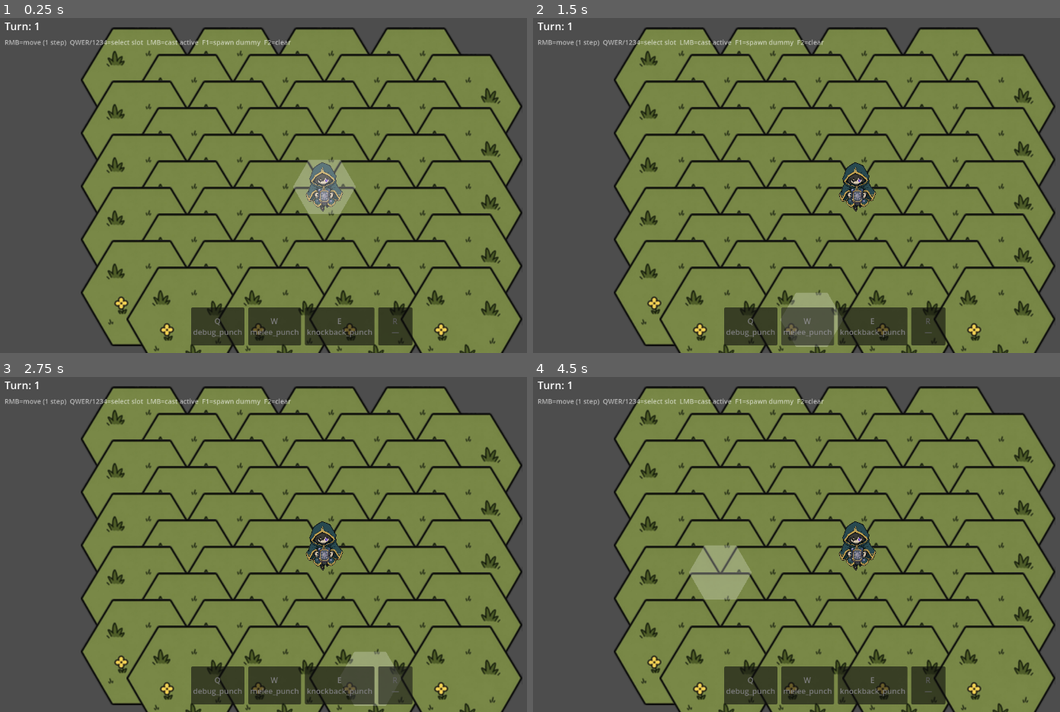
Above: before the commit, frames 1-4 (two rows, left to right).
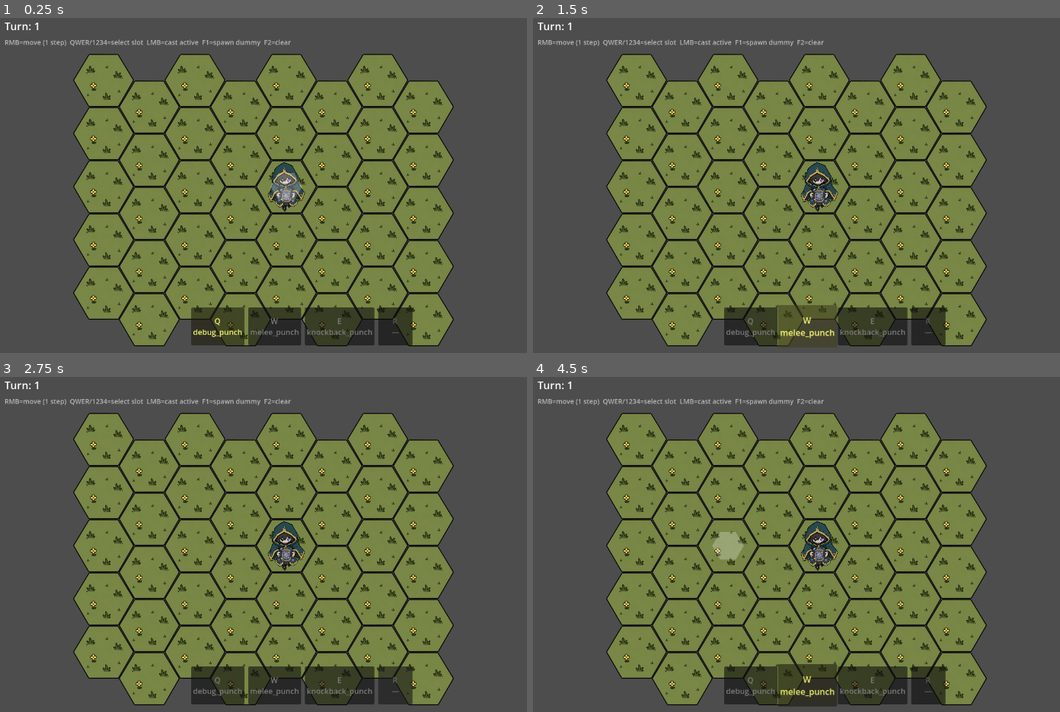
Above: after the commit, the same moments.

Repository: TortikP/GameJamProject
Game: Godot game, scene res://scenes/dev/godmode.tscn
Same seed, same stepped clock (60 frames per second), same inputs: the game is played once before the commit and once after it. This scene is started directly instead of the project's main scene.
Inputs (mouse positions are in pixels of both pictures, inside the frame that each line leads up to):
- Up to frame 1 (0.25 s): no input
- Up to frame 2 (1.5 s): click "Q debug_punch" at 0.5 s; click "W melee_punch" at 1.25 s
- Up to frame 3 (2.75 s): click "R —" at 2 s
- Up to frame 4 (4.5 s): click "E knockback_punch" at 2.75 s; tap Enter at 3.5 s; move the mouse to (970, 524) at 3.52 s; hold D (hex_move_bottom_right) 3.53-4.28 s; tap S (hex_move_bottom) at 3.6 s; click (970, 524) at 3.67 s; tap Space at 3.77, 4.25 s; move the mouse to (712, 557) at 4.27 s; hold A (hex_move_bottom_left) from 4.28 s (still down); tap W (hex_move_top) at 4.35 s

The runs differ from the first frame. In frame 1, 37% of the frame differs, in the area x 13-100%, y 2-100%; in frame 2, 37%; in frame 3, 37%; in frame 4, 38%.

Commit message:
feat: separate godmode tileset (128×112), HP always-on, bolder active slot
Tile rendering fix:
- Root cause: hex_terrain.tres had texture_region_size=128×112 but
  tile_size=64×56 — Godot drew 128×112 texture into a 64×56 cell, plus
  parent scale 2× — texture overflowed into neighbors. Visual mess.
- Fix: arena_demo's hex_terrain.tres + hex_atlas.png reverted to original
  64×56 (so Egor's demo is unaffected). New godmode_terrain.tres + 128×112
  godmode_atlas.png with single grass tile, properly tile_size=region_size.
- godmode_controller injects godmode tileset on grid.tile_map_layer before
  initialize. HexGrid scale=1 (no parent scale games).
- Sprite scales bumped to 0.10 / 0.09 (was 0.05 / 0.045 with parent scale 2).
- HealthBar.y_offset @export — manekin scene sets to -48 (sprite is bigger).

UX:
- HP bars always visible, not hidden at full HP.
- Red preview strip still only shows when hovering with active ability
  (logic unchanged; just stops hiding the green at full).
- Active slot now: bright saturated yellow + 12% upscale + center pivot.
  Separates it from siblings even at a glance.

Diff:
--- a/scenes/arena/tilesets/hex_terrain.tres
+++ b/scenes/arena/tilesets/hex_terrain.tres
@@ -4,7 +4,7 @@
 
 [sub_resource type="TileSetAtlasSource" id="TileSetAtlasSource_001"]
 texture = ExtResource("1_hexatlas")
-texture_region_size = Vector2i(128, 112)
+texture_region_size = Vector2i(64, 56)
 use_texture_padding = false
 0:0/0 = 0
 0:0/0/custom_data_0 = true
@@ -33,7 +33,7 @@
 4:0/0/custom_data_3 = &"heal_fountain"
 
 [resource]
-tile_shape = 3
+tile_shape = 2
 tile_offset_axis = 1
 tile_size = Vector2i(64, 56)
 custom_data_layer_0/name = "walkable"
--- a/scenes/dev/godmode.tscn
+++ b/scenes/dev/godmode.tscn
@@ -10,8 +10,7 @@
 [node name="Godmode" type="Node2D"]
 
 [node name="HexGrid" parent="." instance=ExtResource("1_hexgrid")]
-position = Vector2(240, 90)
-scale = Vector2(2, 2)
+position = Vector2(160, 90)
 
 [node name="HexCursor" type="Polygon2D" parent="HexGrid"]
 script = ExtResource("6_hexcursor")
--- /dev/null
+++ b/scenes/dev/godmode_terrain.tres
@@ -0,0 +1,27 @@
+[gd_resource type="TileSet" load_steps=3 format=3 uid="uid://godmode_terrain_001"]
+
+[ext_resource type="Texture2D" path="res://scenes/dev/godmode_atlas.png" id="1_godmodeatlas"]
+
+[sub_resource type="TileSetAtlasSource" id="TileSetAtlasSource_001"]
+texture = ExtResource("1_godmodeatlas")
+texture_region_size = Vector2i(128, 112)
+use_texture_padding = false
+0:0/0 = 0
+0:0/0/custom_data_0 = true
+0:0/0/custom_data_1 = 1
+0:0/0/custom_data_2 = &"grass"
+0:0/0/custom_data_3 = &""
+
+[resource]
+tile_shape = 3
+tile_offset_axis = 1
+tile_size = Vector2i(128, 112)
+custom_data_layer_0/name = "walkable"
+custom_data_layer_0/type = 1
+custom_data_layer_1/name = "move_cost"
+custom_data_layer_1/type = 2
+custom_data_layer_2/name = "tile_kind"
+custom_data_layer_2/type = 21
+custom_data_layer_3/name = "effect_id"
+custom_data_layer_3/type = 21
+sources/0 = SubResource("TileSetAtlasSource_001")
--- a/scenes/dev/manekin.tscn
+++ b/scenes/dev/manekin.tscn
@@ -11,9 +11,10 @@
 
 [node name="Body" type="Sprite2D" parent="."]
 texture = ExtResource("3_sprite")
-scale = Vector2(0.045, 0.045)
+scale = Vector2(0.09, 0.09)
 z_index = 4
 
 [node name="HealthBar" type="Node2D" parent="."]
 script = ExtResource("2_hpbar")
+y_offset = -48.0
 z_index = 6
--- a/scenes/dev/player.tscn
+++ b/scenes/dev/player.tscn
@@ -11,5 +11,5 @@
 
 [node name="Body" type="Sprite2D" parent="."]
 texture = ExtResource("2_sprite")
-scale = Vector2(0.05, 0.05)
+scale = Vector2(0.1, 0.1)
 z_index = 5
--- a/scripts/presentation/godmode/godmode_controller.gd
+++ b/scripts/presentation/godmode/godmode_controller.gd
@@ -21,6 +21,7 @@
 const GameLogger = preload("res://scripts/infrastructure/game_logger.gd")
 const MANEKIN_SCENE := preload("res://scenes/dev/manekin.tscn")
 const PLAYER_SCENE := preload("res://scenes/dev/player.tscn")
+const GODMODE_TERRAIN := preload("res://scenes/dev/godmode_terrain.tres")
 const PLAYER_ID: StringName = &"player"
 const GRID_W := 8
 const GRID_H := 5
@@ -72,6 +73,11 @@
 		GameLogger.warn("Godmode", "SlotBar not found — abilities won't be visible")
 
 	# 2. Paint, 3. Initialize, 4. Place
+	# Godmode uses its own tileset (128×112 hexes, single grass tile) — keeps
+	# arena_demo's 64×56 untouched.
+	grid.tile_map_layer.tile_set = GODMODE_TERRAIN
+	if grid.vfx_overlay != null:
+		grid.vfx_overlay.tile_set = GODMODE_TERRAIN
 	_paint_grid()
 	grid.actor_step_started.connect(_on_step_started)
 	grid.initialize()
--- a/scripts/presentation/health_bar.gd
+++ b/scripts/presentation/health_bar.gd
@@ -7,13 +7,14 @@
 
 const WIDTH: float = 30.0
 const HEIGHT: float = 4.0
-const Y_OFFSET: float = -24.0
 const COLOR_BG: Color = Color(0.10, 0.10, 0.10, 0.85)
 const COLOR_HP: Color = Color(0.30, 0.85, 0.30, 1.0)
 const COLOR_PREVIEW: Color = Color(0.95, 0.20, 0.20, 0.95)
 const COLOR_FRAME: Color = Color(0, 0, 0, 0.6)
 const COLOR_TEXT: Color = Color(1, 1, 1, 0.95)
 const FONT_SIZE: int = 9
+
+@export var y_offset: float = -24.0  # tweak per scene if sprite size differs
 
 var _actor: Actor
 var _preview_damage: int = 0
@@ -42,26 +43,25 @@
 func _draw() -> void:
 	if _actor == null or _actor.max_hp <= 0:
 		return
-	if _actor.hp >= _actor.max_hp and _preview_damage <= 0:
-		return  # full HP, no incoming hit → hide
+	# Always draw — bar is part of actor identity, not just damage indicator.
 	var hp_ratio: float = float(_actor.hp) / float(_actor.max_hp)
 	var dmg_ratio: float = clampf(float(_preview_damage) / float(_actor.max_hp), 0.0, hp_ratio)
 	var green_w: float = WIDTH * (hp_ratio - dmg_ratio)
 	var red_w: float = WIDTH * dmg_ratio
 	var x: float = -WIDTH * 0.5
 	# Background
-	draw_rect(Rect2(x, Y_OFFSET, WIDTH, HEIGHT), COLOR_BG, true)
+	draw_rect(Rect2(x, y_offset, WIDTH, HEIGHT), COLOR_BG, true)
 	# Green = remaining HP after the predicted hit
 	if green_w > 0.0:
-		draw_rect(Rect2(x, Y_OFFSET, green_w, HEIGHT), COLOR_HP, true)
+		draw_rect(Rect2(x, y_offset, green_w, HEIGHT), COLOR_HP, true)
 	# Red = predicted damage strip (sits between green and current end)
 	if red_w > 0.0:
-		draw_rect(Rect2(x + green_w, Y_OFFSET, red_w, HEIGHT), COLOR_PREVIEW, true)
+		draw_rect(Rect2(x + green_w, y_offset, red_w, HEIGHT), COLOR_PREVIEW, true)
 	# Frame
-	draw_rect(Rect2(x, Y_OFFSET, WIDTH, HEIGHT), COLOR_FRAME, false, 1.0)
+	draw_rect(Rect2(x, y_offset, WIDTH, HEIGHT), COLOR_FRAME, false, 1.0)
 	# Numbers above the bar
 	var font: Font = ThemeDB.fallback_font
 	var text: String = "%d/%d" % [_actor.hp, _actor.max_hp]
 	var size: Vector2 = font.get_string_size(text, HORIZONTAL_ALIGNMENT_CENTER, -1, FONT_SIZE)
-	draw_string(font, Vector2(-size.x * 0.5, Y_OFFSET - 2.0), text,
+	draw_string(font, Vector2(-size.x * 0.5, y_offset - 2.0), text,
 		HORIZONTAL_ALIGNMENT_CENTER, -1, FONT_SIZE, COLOR_TEXT)
--- a/scripts/presentation/slot_bar.gd
+++ b/scripts/presentation/slot_bar.gd
@@ -95,10 +95,17 @@
 	var has_ability: bool = _slots.get(index, null) != null
 	var castable: bool = _castable.get(index, false)
 	if not has_ability:
-		btn.modulate = Color(0.4, 0.4, 0.4)        # empty — dim
+		btn.modulate = Color(0.4, 0.4, 0.4)
+		btn.scale = Vector2.ONE
+	elif index == _active:
+		# Active is always visually distinct, even when not castable.
+		# Saturated yellow + slight upscale separates it from siblings.
+		btn.modulate = Color(1.5, 1.5, 0.25) if castable else Color(1.1, 1.1, 0.5)
+		btn.scale = Vector2(1.12, 1.12)
+		btn.pivot_offset = btn.size * 0.5
 	elif not castable:
-		btn.modulate = Color(0.55, 0.55, 0.55)     # has ability but no valid target
-	elif index == _active:
-		btn.modulate = Color(1.25, 1.25, 0.55)     # active + castable — yellow highlight
+		btn.modulate = Color(0.55, 0.55, 0.55)
+		btn.scale = Vector2.ONE
 	else:
-		btn.modulate = Color(1, 1, 1)              # castable, not active — normal
+		btn.modulate = Color(1, 1, 1)
+		btn.scale = Vector2.ONE
Binary file changed: scenes/arena/tilesets/hex_atlas.png
Binary file added: scenes/dev/godmode_atlas.png
